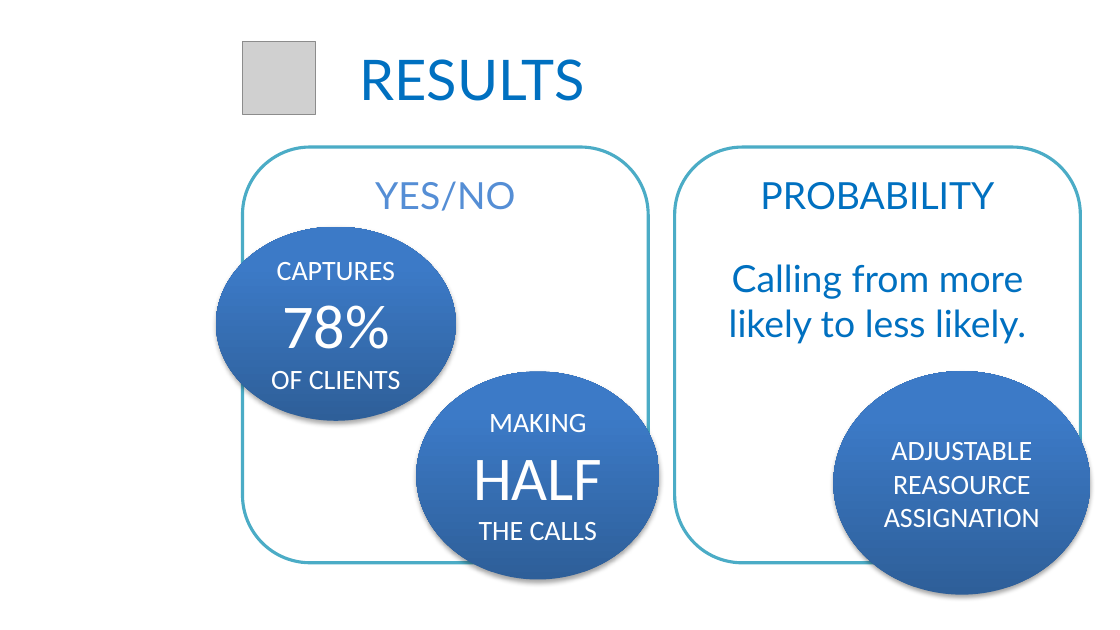
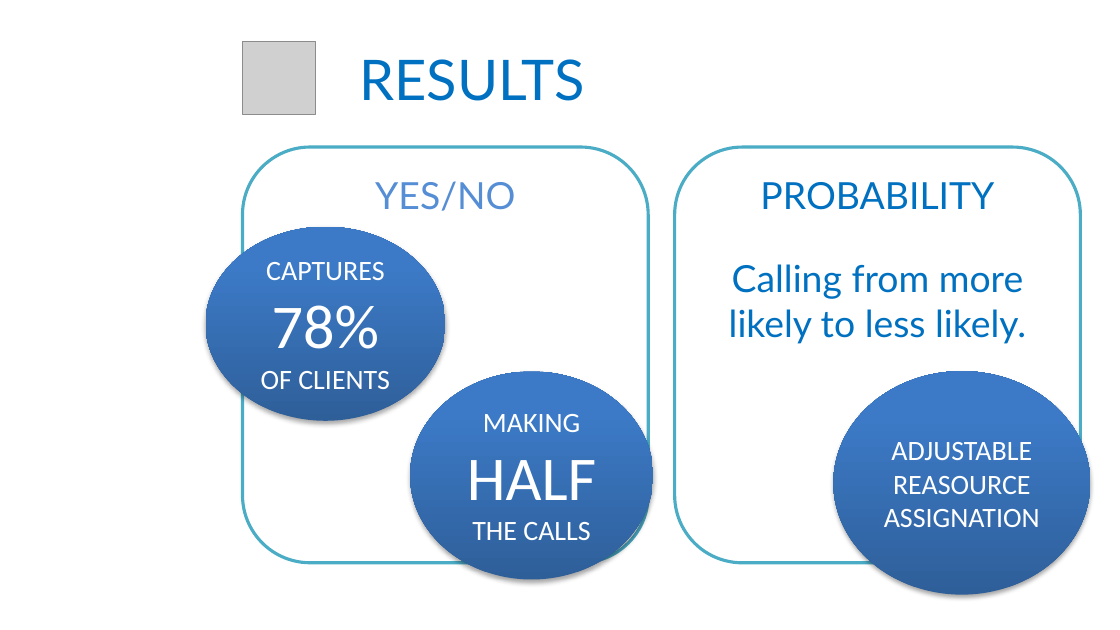
Before and after one commit to NicoBierti/Bank-Marketing-Data-Science, a slide deck: slide 4 of BANK TELEMARKETING.pptx. Drawn at 1120x630 pixels with LibreOffice and Linux fonts; fonts in the diff are those of the drawing; grey boxes stand for pictures; background and template pictures are left out. Boxes give left, top, right and bottom in pixels: in the first picture for what was removed or moved away, otherwise in the second. Text is boxed around its words. In the diff, an @@ line names an element or a change of style, - is before the commit and + after.

```diff
--- a/BANK TELEMARKETING.pptx
+++ b/BANK TELEMARKETING.pptx
@@ ellipse "CAPTURES 78%" moved from (x1=216, y1=227, x2=456, y2=421) to (x1=205, y1=227, x2=445, y2=421) @@
@@ ellipse "MAKING HALF" moved from (x1=417, y1=372, x2=660, y2=580) to (x1=410, y1=372, x2=653, y2=580) @@
```
Also in this commit, not shown: 3 other slides changed, 2 slides added, 2 slides removed, 2 other files.
